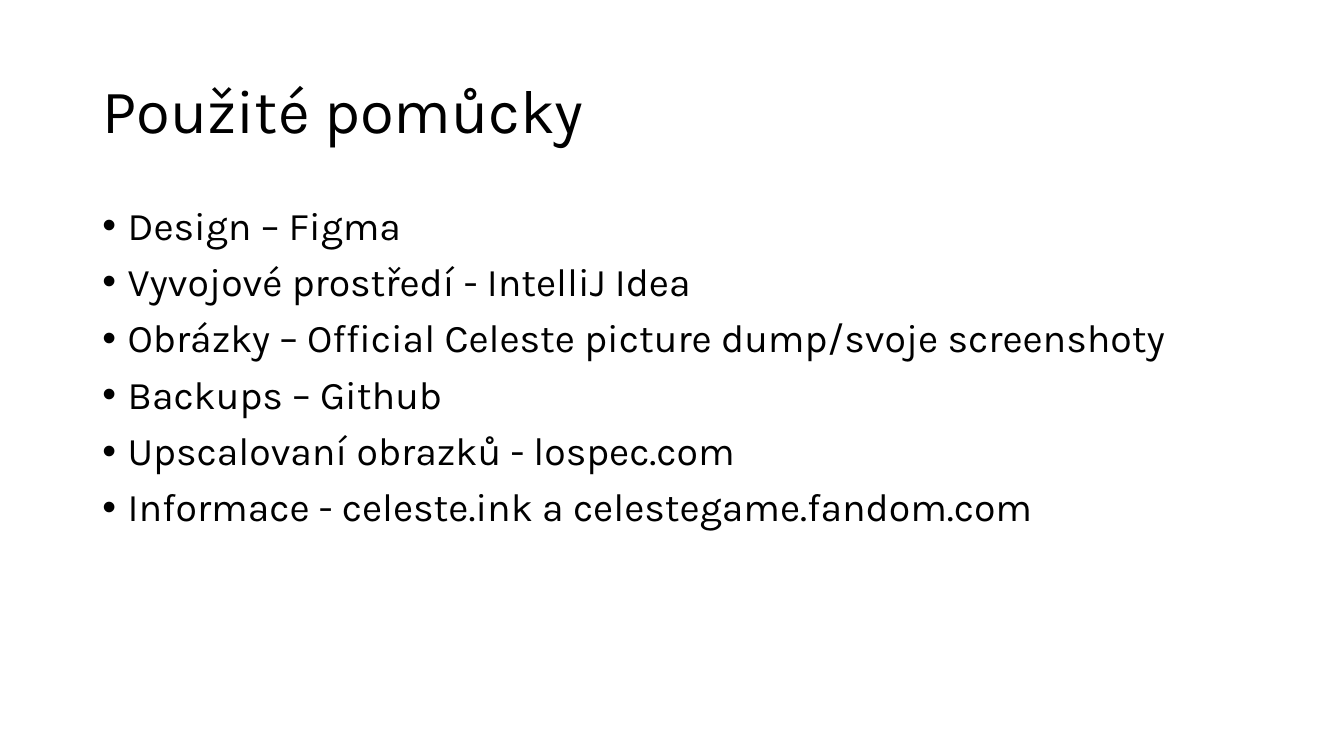
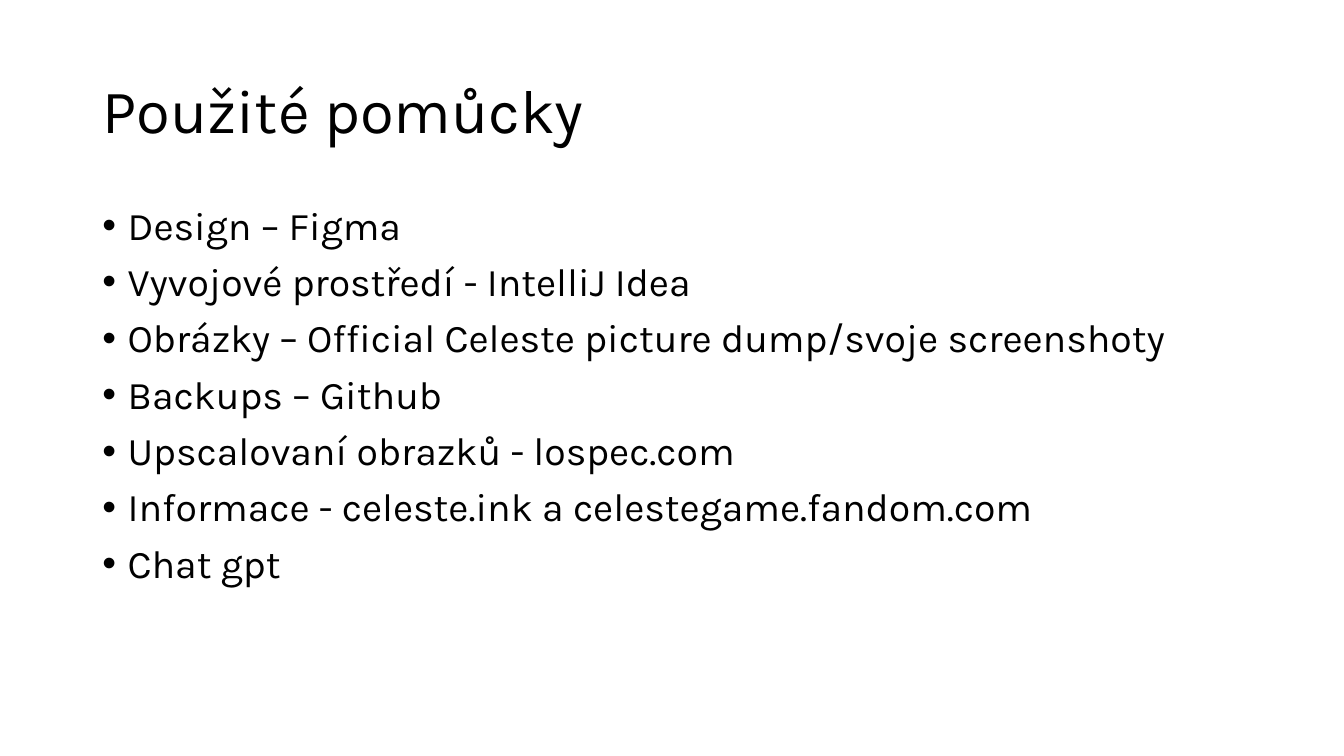
Before and after one commit to matty147/WBA_pololetni_prace, a slide deck: slide 7 of Hana.pptx. Drawn at 1344x756 pixels with LibreOffice and Linux fonts; fonts in the diff are those of the drawing. Boxes give left, top, right and bottom in pixels: in the first picture for what was removed or moved away, otherwise in the second. Text is boxed around its words. In the diff, an @@ line names an element or a change of style, - is before the commit and + after.

```diff
--- a/Hana.pptx
+++ b/Hana.pptx
@@ text at bbox=[128, 551, 281, 588]: paragraph added @@
+• Chat gpt
```
Also in this commit, not shown: 7 other files.
